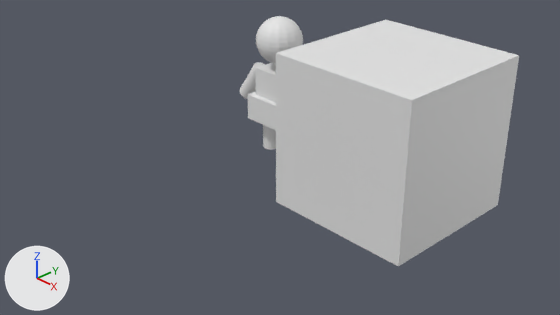
An edit to the Blender file asset files/PlayerModel.blend, drawn before and after from the same camera.
The view is the same before and after, from the file's camera 'Camera'. Lighting does not change. The marker at lower left points along +X, +Y and +Z.
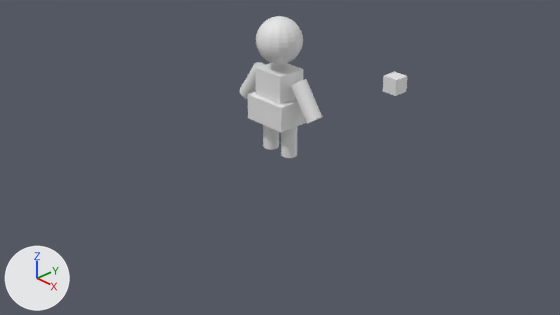
Commit message: Update player file

Location of each change, [x1, y1, x2, y2] in pixels of the pictures (560 x 315 px):
'Reference', moved, rescaled (90% narrower, 90% shorter): before [276, 20, 519, 266]; after [383, 72, 407, 96]
'Cylinder.003', unchanged, uncovered by the edit: after [291, 79, 322, 124]

The change, as a list of edits to the scene's bpy script:
```text
Change ob_reference:
    ob_reference.location: (2.0, 0.0, 1.0) -> (2.0, 0.0, 1.634)
    ob_reference.scale: (1.0, 1.0, 1.0) -> (0.0996, 0.0996, 0.0996)
```
